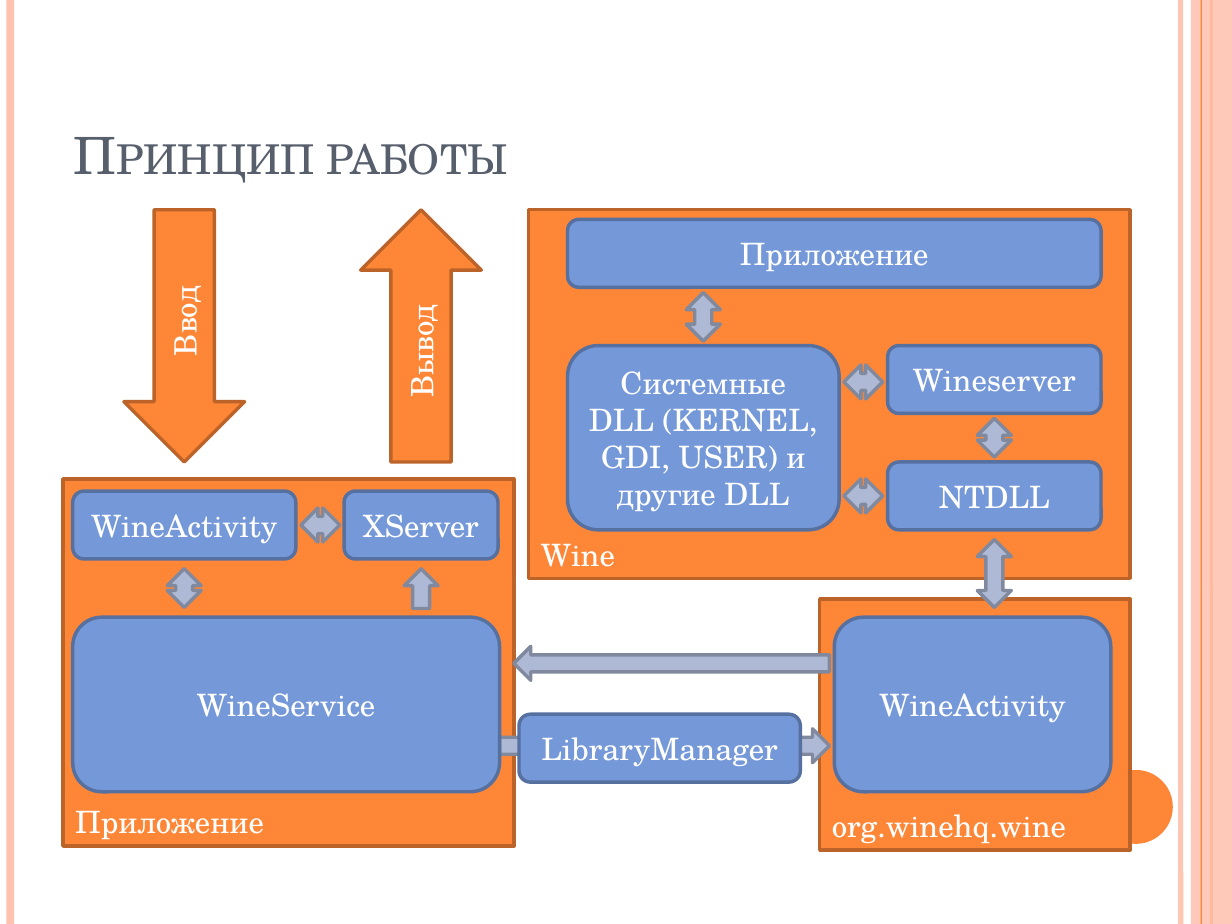
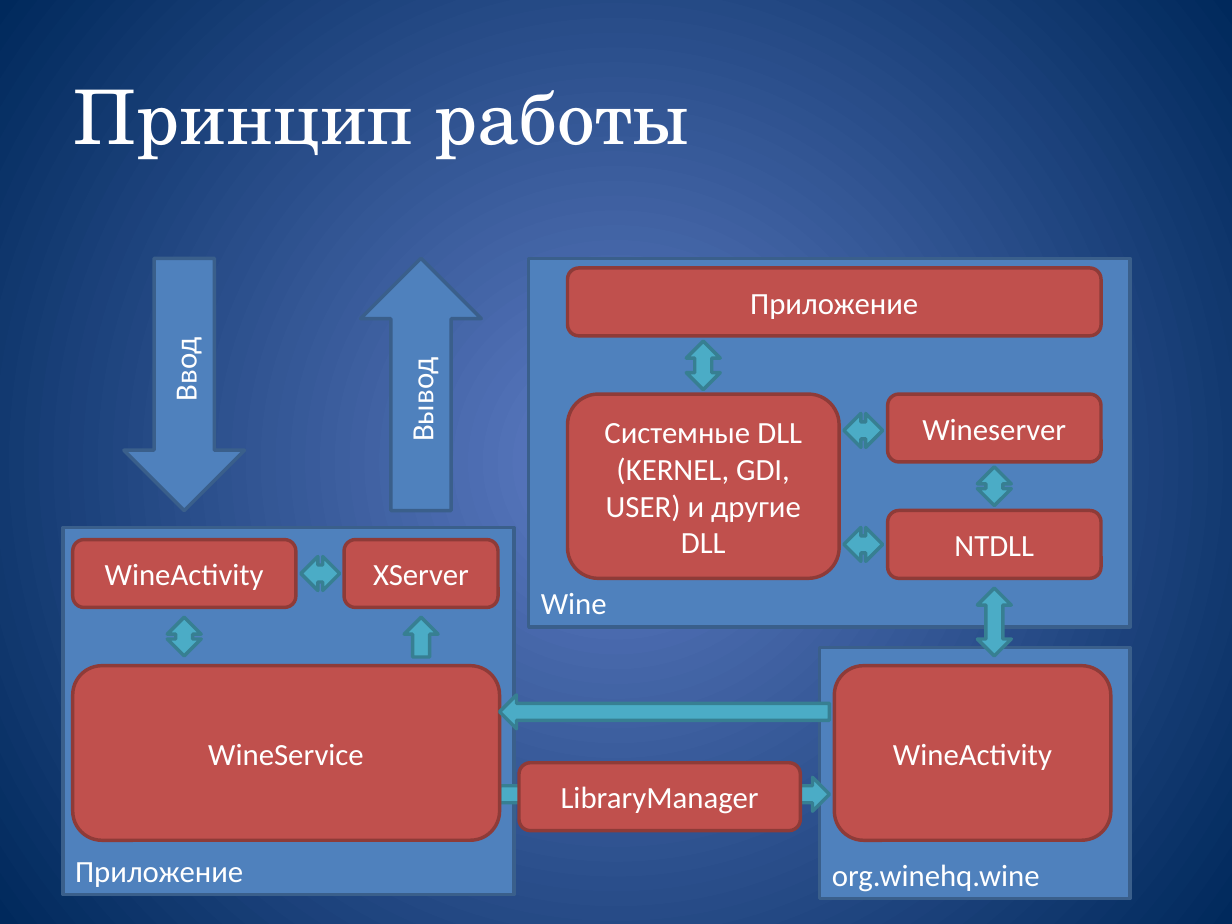
Before and after one commit to 1vanyk1/Awimul, a slide deck: slide 4 of Awimul.pptx. Drawn at 1232x924 pixels with LibreOffice and Linux fonts; fonts in the diff are those of the drawing. Boxes give left, top, right and bottom in pixels: in the first picture for what was removed or moved away, otherwise in the second. Text is boxed around its words. In the diff, an @@ line names an element or a change of style, - is before the commit and + after.

```diff
--- a/Awimul.pptx
+++ b/Awimul.pptx
@@ background #FFFFFF to gradient #5E7CC5 to #00295C @@
@@ line removed from (10, 0) to (10, 924) @@
@@ line removed from (1180, 0) to (1180, 924) @@
@@ rectangle removed at (1191, 0, 1232, 924) @@
@@ line removed from (1201, 0) to (1201, 924) @@
@@ line removed from (1211, 0) to (1211, 924) @@
@@ title "Принцип работы" at (74, 89, 690, 160): size 30 to 44 pt, text colour #575F6D to #FFFFFF, small capitals off; vertical alignment bottom to middle @@
@@ font TeX Gyre Schola to Calibri; fill #FE8637 to #4F81BD; outline #BC6329 2 pt to #3A5F8C 2 pt in 5 elements at (63, 527, 514, 894), (819, 648, 1130, 899), (529, 259, 1130, 627), (361, 259, 482, 511), (124, 259, 245, 511) @@
@@ font TeX Gyre Schola to Calibri; fill #7598D9 to #C0504D; outline #5770A1 2 pt to #8E3B39 2 pt in 9 elements at (887, 510, 1100, 578), (344, 540, 498, 607), (73, 540, 296, 607), (887, 394, 1100, 462), (834, 665, 1110, 840), (73, 665, 499, 840), (568, 394, 839, 579), (519, 763, 800, 830), (568, 269, 1101, 336) @@
@@ 9 rounded rectangles, 7 up down arrows, 3 rectangles, 1 up arrow, 1 down arrow, 1 right arrow: place and size @@
-9 rounded rectangles, 7 up down arrows, 3 rectangles, 1 up arrow, 1 down arrow, 1 right arrow at (63, 209, 1130, 850)
+9 rounded rectangles, 7 up down arrows, 3 rectangles, 1 up arrow, 1 down arrow, 1 right arrow at (63, 259, 1130, 899)
@@ fill #AEBAD5 to #4BACC6; outline #818A9E 2 pt to #377F92 2 pt in 8 elements at (686, 341, 721, 389), (168, 617, 202, 655), (977, 588, 1011, 655), (404, 617, 439, 657), (977, 467, 1011, 505), (845, 527, 883, 561), (845, 413, 883, 448), (301, 556, 339, 591) @@
@@ right arrow at (500, 695, 830, 729): fill #AEBAD5 to #4BACC6; outline #818A9E 2 pt to #377F92 2 pt; rotation 0 to 180 degrees @@
@@ right arrow at (500, 777, 830, 812): fill #AEBAD5 to #4BACC6; outline #818A9E 2 pt to #377F92 2 pt; rotation 180 to 0 degrees @@
@@ ellipse removed at (1099, 770, 1173, 844) @@
```
Also in this commit, not shown: 8 other slides changed, 4 slides added, 2 slides removed, 1 other file.
